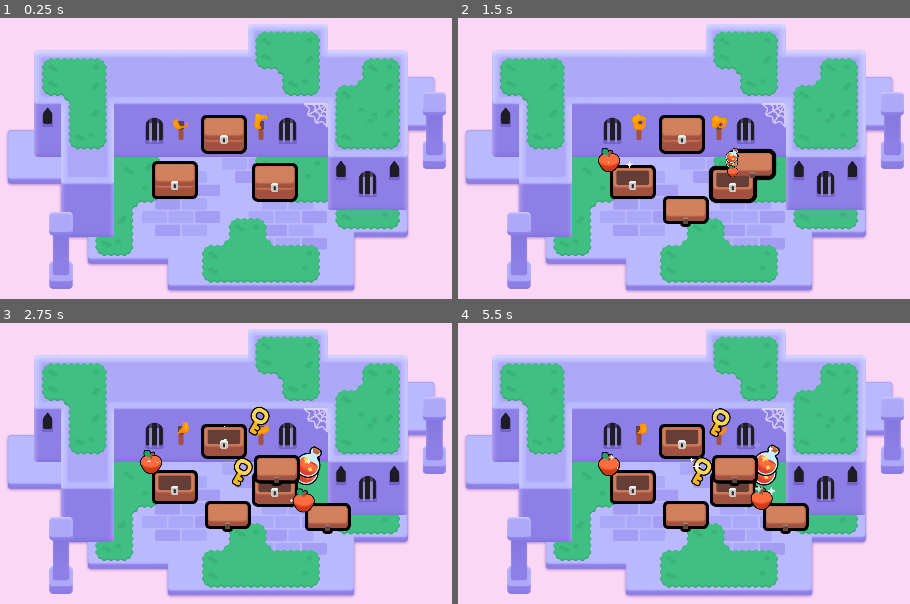
Above: before the commit, frames 1-4 (two rows, left to right).
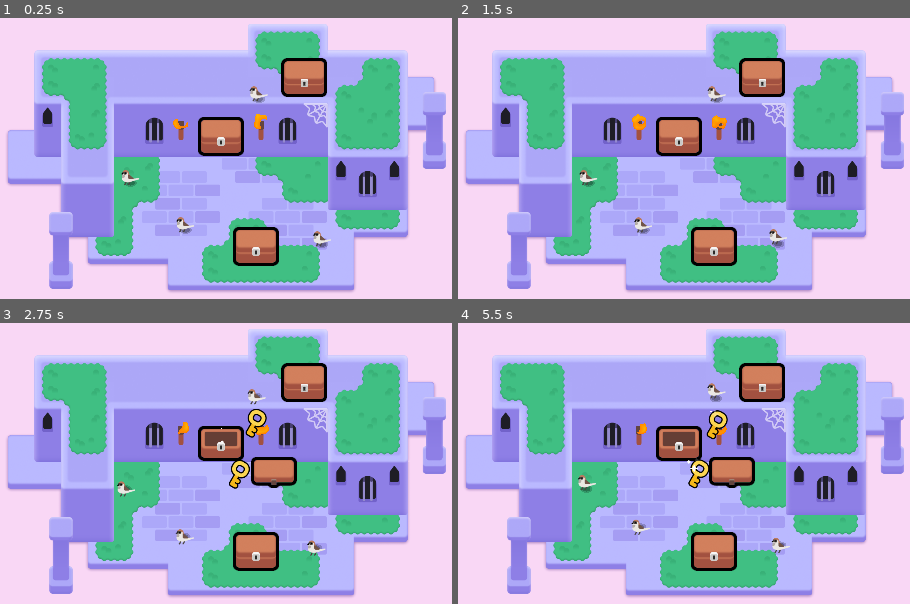
Above: after the commit, the same moments.

Repository: JuliaLui642/2d-GameDev-Courses
Game: Godot game, scene res://lessons/mini_dungeon.tscn
The game is run twice, just before and just after one commit, with the same random seed, the same clock (stepped at 60 frames per second) and the same inputs.
Inputs (mouse positions are in pixels of both pictures, inside the frame that each line leads up to):
- Up to frame 1 (0.25 s): no input
- Up to frame 2 (1.5 s): tap Enter at 0.5 s; move the mouse to (634, 180) at 0.52 s; press the mouse at (634, 180) at 0.53 s; hold D (move_right) 0.53-1.28 s; tap Space at 0.77 s; move the mouse to (733, 183) at 1.27 s; release the mouse at (733, 183) at 1.28 s; hold S (move_down) from 1.28 s (still down); right-click (733, 183) at 1.35 s; click (733, 183) at 1.42 s
- Up to frame 3 (2.75 s): tap Space at 1.52 s; move the mouse to (221, 438) at 2.02 s; release S (move_down) at 2.03 s; hold D (move_right) from 2.03 s (still down); tap Z at 2.1 s; click (221, 438) at 2.17 s
- Up to frame 4 (5.5 s): move the mouse to (638, 570) at 2.77 s; release D (move_right) at 2.78 s; hold W (move_up) 2.78-3.53 s; click (638, 570) at 2.85 s; tap Space at 3.02, 3.77, 4.52 s; move the mouse to (outside the picture) at 3.52 s; hold Right mouse button (right_click) 3.53-4.28 s; hold A (move_left) 3.53-5.03 s; click (outside the picture) at 3.67 s; move the mouse to (outside the picture) at 4.27 s; tap Z at 4.35 s; click (outside the picture) at 4.42 s; move the mouse to (720, 480) at 5.02 s; press the mouse at (720, 480) at 5.03 s; hold S (move_down) from 5.03 s (still down)

The runs differ from the first frame. In frame 1, 6.8% of the frame differs, in the area x 26-74%, y 14-89%; in frame 2, 8.9%; in frame 3, 10%; in frame 4, 10%, in the area x 26-78%, y 14-89%.

Commit message:
M6 finished all  L9

Diff:
--- a/M06.looting_workbook/assets/torch/torch.gd
+++ b/M06.looting_workbook/assets/torch/torch.gd
@@ -1,12 +1,17 @@
 extends Node2D
 
 @onready var flame: Sprite2D = $Flame
-@onready var target_node: Sprite2D = $SomeSprite2DNode
-
-func toggle_target_node_visibility() -> void:
-	target_node.visible = not target_node.visible
 
 func _ready() -> void:
 	# This parameter of the shader material gives each flame a slightly different look and randomized animation.
-	# Can I make a commit now?
 	flame.material.set("shader_parameter/offset", global_position * 0.1)
+
+
+func _input_event(viewport: Viewport, event: InputEvent, shape_idx: int) -> void:
+	var is_mouse_pressed: bool = (
+		event is InputEventMouseButton and
+		event.pressed and
+		event.button_index == MOUSE_BUTTON_LEFT
+	)
+	if is_mouse_pressed:
+		flame.visible = not flame.visible
--- a/M06.looting_workbook/assets/torch/torch.tscn
+++ b/M06.looting_workbook/assets/torch/torch.tscn
@@ -28,7 +28,11 @@
 shader_parameter/noise_sampler = SubResource("NoiseTexture2D_1dd3t")
 shader_parameter/flame_gradient = SubResource("GradientTexture1D_cnwig")
 
-[node name="Torch" type="Node2D"]
+[sub_resource type="CapsuleShape2D" id="CapsuleShape2D_ftuft"]
+radius = 15.0
+height = 50.0
+
+[node name="Torch" type="Area2D"]
 script = ExtResource("1_8rman")
 
 [node name="TorchBody" type="Sprite2D" parent="."]
@@ -40,3 +44,7 @@
 position = Vector2(0, -30)
 scale = Vector2(0.28038, 0.28038)
 texture = ExtResource("3_5oi5q")
+
+[node name="CollisionShape2D" type="CollisionShape2D" parent="."]
+position = Vector2(1, -23)
+shape = SubResource("CapsuleShape2D_ftuft")
--- /dev/null
+++ b/M06.looting_workbook/bird_completed.gd
@@ -0,0 +1,43 @@
+extends Node2D
+
+@onready var sprite_2d: Sprite2D = $Sprite2D
+@onready var wait_timer: Timer = $WaitTimer
+@onready var shadow: Sprite2D = $Shadow
+
+
+func _ready() -> void:
+	# We alternate between waiting and hopping. For that, we make sure the timer node is set to one-shot mode.
+	# This way it emits the timeout signal only once, and we can restart the timer manually after the hop animation is done.
+	wait_timer.wait_time = randf_range(1.0, 3.0)
+	wait_timer.one_shot = true
+	wait_timer.timeout.connect(_animate_one_hop)
+	wait_timer.start()
+
+
+## Animates the bird hopping and moving to a random position.
+func _animate_one_hop() -> void:
+	# The duration of a single hop in seconds. We use it to calculate the duration of the entire hop animation.
+	const HOP_DURATION := 0.25
+	const HALF_HOP_DURATION := HOP_DURATION / 2.0
+
+	var random_direction := Vector2(1.0, 0.0).rotated(randf() * 2.0 * PI)
+	var land_position := random_direction * randf_range(0.0, 30.0)
+
+	# The logic is similar to the items jumping from the chest. One difference is that we animate the shadow as well.
+	var tween := create_tween().set_parallel()
+	tween.tween_property(sprite_2d, "position:x", land_position.x, HOP_DURATION)
+	tween.tween_property(shadow, "position", land_position, HOP_DURATION)
+
+	# This animation makes the bird jump up and down.
+	tween = create_tween()
+	tween.set_trans(Tween.TRANS_QUAD)
+	tween.set_ease(Tween.EASE_OUT)
+	const JUMP_HEIGHT := 16.0
+	tween.tween_property(sprite_2d, "position:y", land_position.y - JUMP_HEIGHT, HALF_HOP_DURATION)
+	tween.set_ease(Tween.EASE_IN)
+	tween.tween_property(sprite_2d, "position:y", land_position.y, HALF_HOP_DURATION)
+
+	# For each hop, I randomize the timer's duration to make the bird's behavior more natural.
+	wait_timer.wait_time = randf_range(1.0, 3.0)
+	# I connect the tween's finished signal to the timer's start method. This way, the animation ends, there's a pause, and when the timer times out, the bird hops again.
+	tween.finished.connect(wait_timer.start)
--- /dev/null
+++ b/M06.looting_workbook/bird_completed.tscn
@@ -0,0 +1,17 @@
+[gd_scene load_steps=4 format=3 uid="uid://bvpw37ciwa6ds"]
+
+[ext_resource type="Script" path="res://bird_completed.gd" id="1_5h2nm"]
+[ext_resource type="Texture2D" uid="uid://bwhshkk62k3bh" path="res://assets/bird/sparrow.png" id="2_076ib"]
+[ext_resource type="PackedScene" uid="uid://dnetm54guji21" path="res://assets/bird/shadow.tscn" id="3_388xg"]
+
+[node name="Bird" type="Node2D"]
+script = ExtResource("1_5h2nm")
+
+[node name="Sprite2D" type="Sprite2D" parent="."]
+texture = ExtResource("2_076ib")
+
+[node name="Shadow" parent="." instance=ExtResource("3_388xg")]
+position = Vector2(2, 13)
+
+[node name="WaitTimer" type="Timer" parent="."]
+one_shot = true
--- a/M06.looting_workbook/lessons/items/item.gd
+++ b/M06.looting_workbook/lessons/items/item.gd
@@ -5,6 +5,18 @@
 func _ready() -> void:
 	play_floating_animation()
 
+func _input_event(viewport: Viewport, event: InputEvent, shape_idx: int) -> void:
+	var event_is_mouse_click: bool = (
+		event is InputEventMouseButton and
+		event.button_index == MOUSE_BUTTON_LEFT and
+		event.is_pressed()
+	)
+
+	if event_is_mouse_click:
+		var tween := create_tween()
+		tween.set_trans(Tween.TRANS_CUBIC).set_ease(Tween.EASE_OUT)
+		tween.tween_property(self, "scale", Vector2(0.0, 0.0), 0.3)
+		tween.finished.connect(queue_free)
 
 func play_floating_animation() -> void:
 	var tween := create_tween()
--- a/M06.looting_workbook/lessons/mini_dungeon.tscn
+++ b/M06.looting_workbook/lessons/mini_dungeon.tscn
@@ -7,6 +7,7 @@
 [ext_resource type="Texture2D" uid="uid://l0y1k1obencd" path="res://assets/dungeon/spider_web.png" id="5_ywba7"]
 [ext_resource type="PackedScene" uid="uid://eundh35r605v" path="res://assets/torch/torch.tscn" id="6_fokey"]
 [ext_resource type="PackedScene" uid="uid://cj2yytu5rlbfg" path="res://lessons/chest/chest.tscn" id="7_0e5yk"]
+[ext_resource type="PackedScene" uid="uid://bvpw37ciwa6ds" path="res://bird_completed.tscn" id="8_ctmgk"]
 
 [sub_resource type="TileSetAtlasSource" id="TileSetAtlasSource_6s4s5"]
 texture = ExtResource("1_sym7n")
@@ -324,10 +325,22 @@
 metadata/_edit_lock_ = true
 
 [node name="Chest" parent="." instance=ExtResource("7_0e5yk")]
-position = Vector2(465, 252)
+position = Vector2(576, 147)
 
 [node name="Chest2" parent="." instance=ExtResource("7_0e5yk")]
-position = Vector2(705, 257)
+position = Vector2(660, 411)
 
 [node name="Chest3" parent="." instance=ExtResource("7_0e5yk")]
-position = Vector2(583, 142)
+position = Vector2(776, 6)
+
+[node name="Bird" parent="." instance=ExtResource("8_ctmgk")]
+position = Vector2(489, 354)
+
+[node name="Bird2" parent="." instance=ExtResource("8_ctmgk")]
+position = Vector2(817, 388)
+
+[node name="Bird3" parent="." instance=ExtResource("8_ctmgk")]
+position = Vector2(357, 241)
+
+[node name="Bird4" parent="." instance=ExtResource("8_ctmgk")]
+position = Vector2(665, 40)
Not shown: 1 places in M06.looting_workbook/assets/torch/torch.tscn that only renumber resources
Not shown: 1 places in M06.looting_workbook/lessons/mini_dungeon.tscn that only renumber resources
